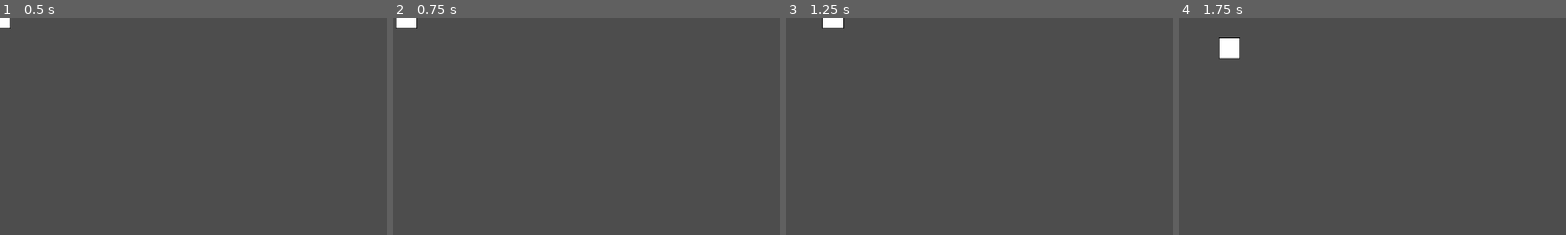
Above: before the commit, frames 1-4 (left to right).
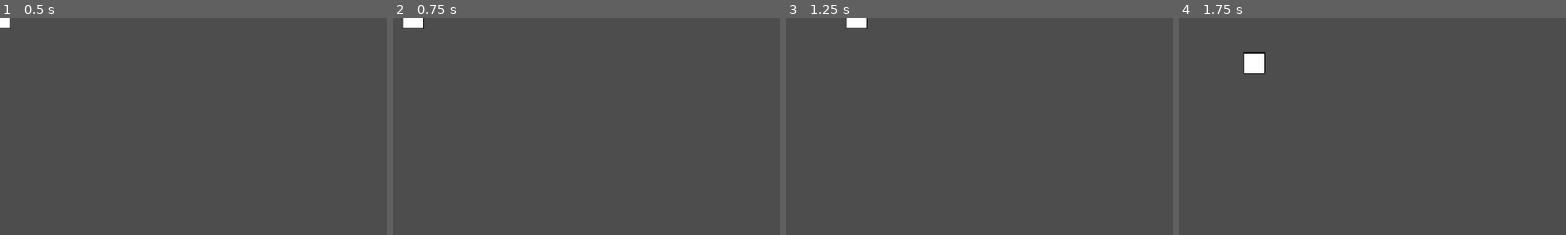
Above: after the commit, the same moments.

Repository: whiskey-oper/top-downgame
Game: Godot game, scene res://Level_1/character_body_2d.tscn
Two runs of this game, one before a commit and one after it. Both use one fixed random seed, a clock stepped at 60 frames per second and the inputs below.
Inputs:
- Up to frame 1 (0.5 s): no input
- Up to frame 2 (0.75 s): tap Enter at 0.5 s; hold Right (Right) from 0.53 s (still down)
- Up to frame 3 (1.25 s): keep holding Right (Right)
- Up to frame 4 (1.75 s): release Right (Right) at 1.28 s; hold S (Down) from 1.28 s (still down)
The pictures show only the part of the screen within x 0-50%, y 0-50%; the shares and areas given below are measured in that part.

Frame 1 is identical in both runs. In frame 2, 0.2% of the frame differs, in the area x 0-9%, y 0-5%; in frame 3, 0.5%; in frame 4, 1.1%, in the area x 10-23%, y 8-26%.

Commit message:
fire me
ive done almost nothing to this but i may as well commit

Diff:
--- a/elcycer/Level_1/character_body_2d.gd
+++ b/elcycer/Level_1/character_body_2d.gd
@@ -1,6 +1,7 @@
 extends CharacterBody2D
 
-@export var move_speed : float = 100
+#uuuu too slow go faster
+@export var move_speed : float = 150
 
 
 func _physics_process(_delta):
@@ -9,6 +10,7 @@
 	Input.get_action_strength("Right") - Input.get_action_strength("Left"),
 	Input.get_action_strength("Down") - Input.get_action_strength("Up")
 	)
+	# it somehow already works with wasd btw
 
 
 	# Movement for character
@@ -17,3 +19,10 @@
 
 	# Makes the main character ACTUALLY move on screen
 	move_and_slide()
+# great job daerue
+# now i shall take the liberty of enhancing ur already marvellous work
+# since ur not here 4 a mysterious reason
+# get a gud nite's sleep next time will u?
+
+# BREAKING NEWS: ive done absolutely nothing sowi
+# im getting fired
--- a/elcycer/Level_1/character_body_2d.tscn
+++ b/elcycer/Level_1/character_body_2d.tscn
@@ -10,8 +10,8 @@
 motion_mode = 1
 script = ExtResource("1_8empa")
 
-[node name="Sprite2D" type="Sprite2D" parent="."]
+[node name="spurright200DEE" type="Sprite2D" parent="."]
 texture = ExtResource("1_lccm0")
 
-[node name="CollisionShape2D" type="CollisionShape2D" parent="."]
+[node name="irefusetocollide200DEE" type="CollisionShape2D" parent="."]
 shape = SubResource("RectangleShape2D_wci0t")
